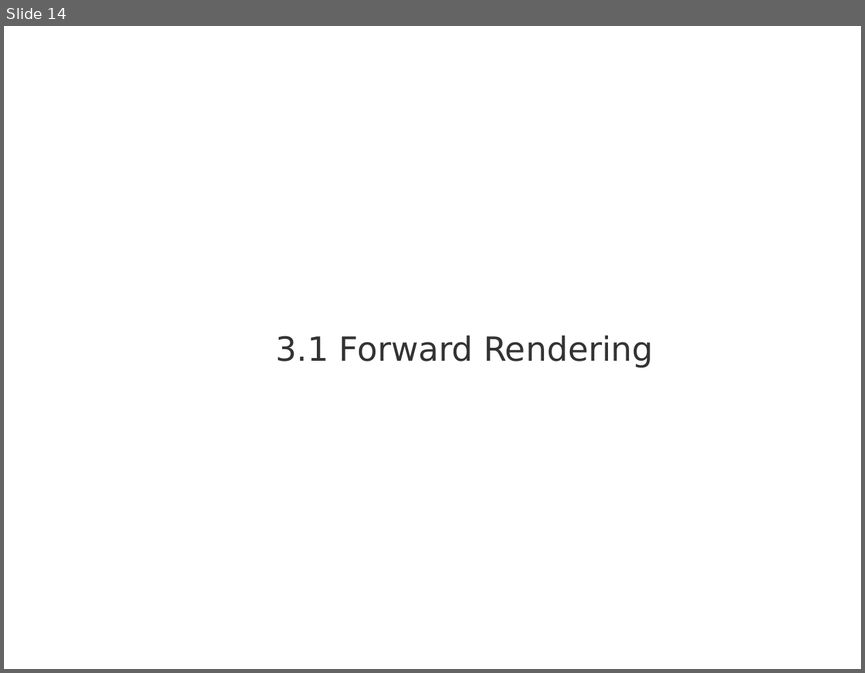
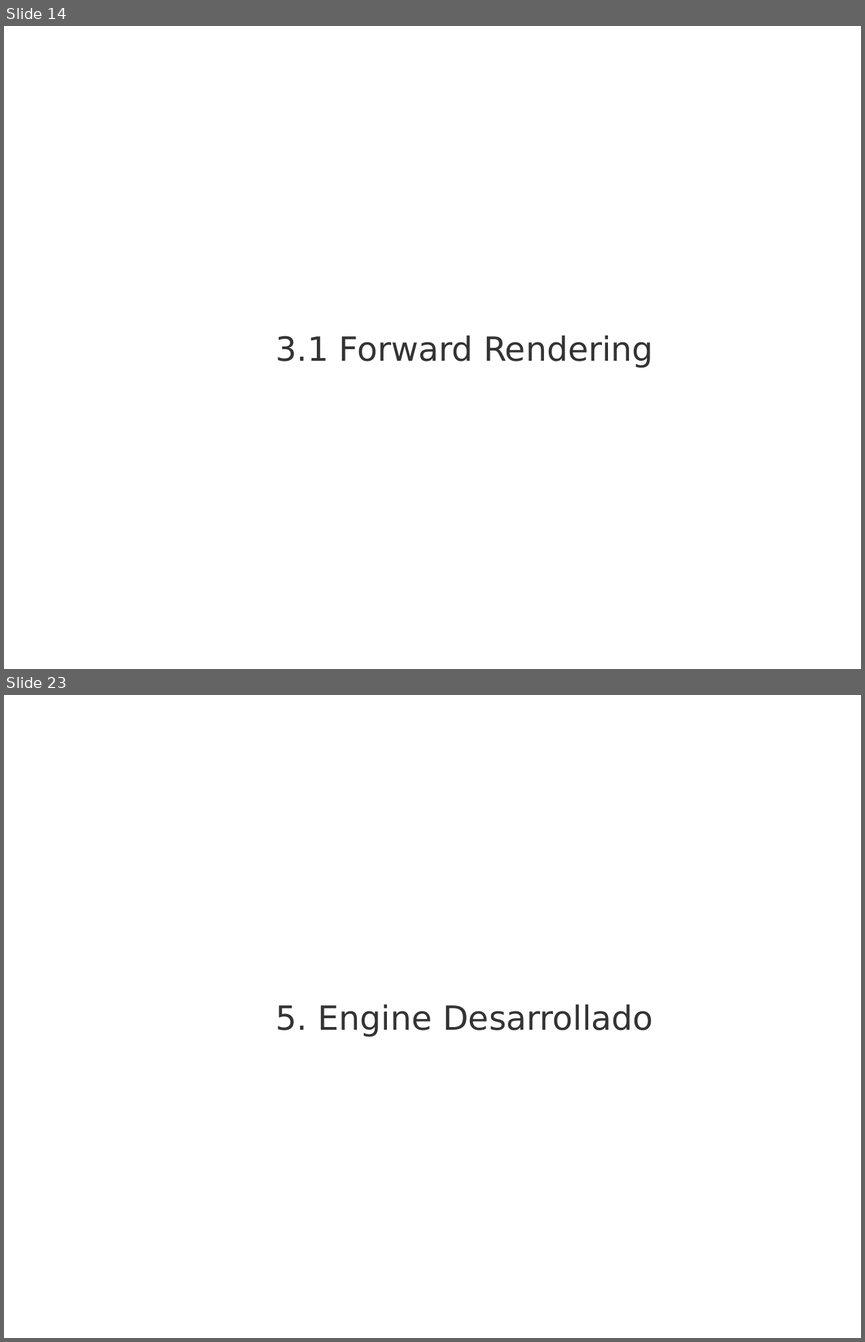
Before and after one commit to madowen/webGL, a slide deck: Docs/presentacion.pptx. Shown one above the other, each under a label of ours: slide 14 before the commit, slides 14 and 23 after it; the slides between them are not shown. The pictures are 865x673 and 865x1342 pixels, drawn with LibreOffice and Linux fonts; fonts in the diff are those of the drawing; background and template pictures are left out. Boxes give left, top, right and bottom in pixels: in the first picture for what was removed or moved away, otherwise in the second. Text is boxed around its words. In the diff, an @@ line names an element or a change of style, - is before the commit and + after.

```diff
--- a/Docs/presentacion.pptx
+++ b/Docs/presentacion.pptx
@@ slide 23 added at (x1=4, y1=695, x2=861, y2=1338), background picture (left out) @@
@@ title added at (x1=276, y1=1004, x2=653, y2=1036), 28 pt, text #333333 @@
+5. Engine Desarrollado
```
Also in this commit, not shown: 7 slides changed, 18 other slides added, 1 slide removed, 1 other file.
